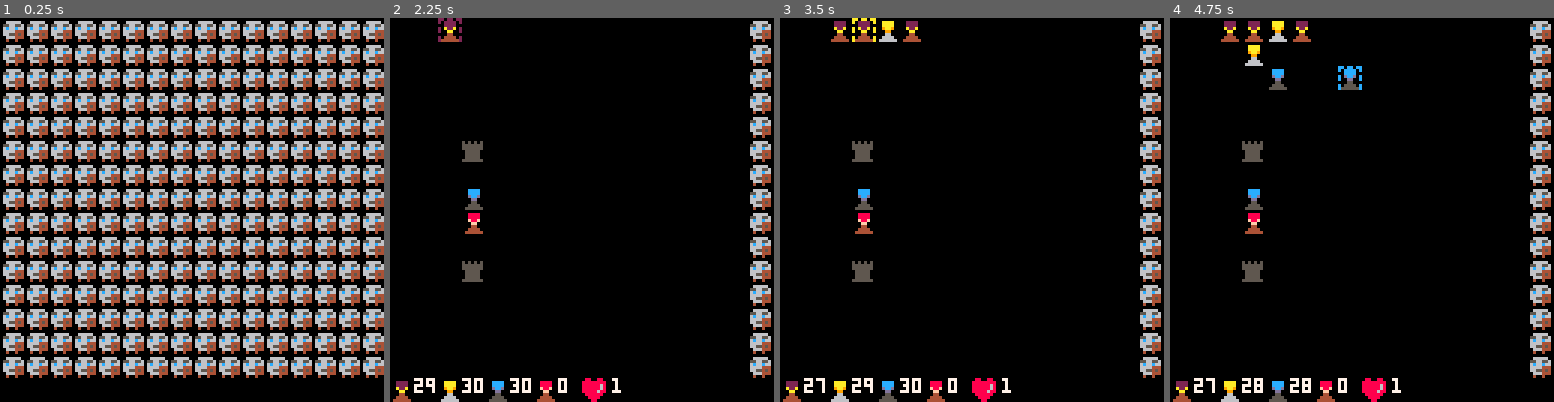
Above: before the commit, frames 1-4 (left to right).
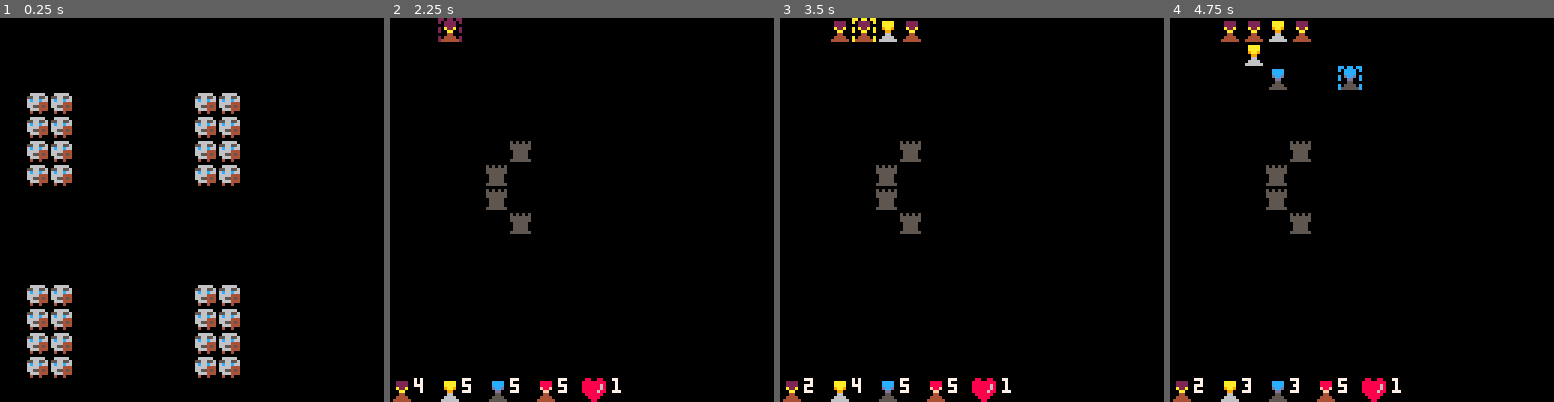
Above: after the commit, the same moments.

Repository: RobertoFreireFerrazPassos/pico8
Game: PICO-8 cartridge towerdefense.p8
The game is run twice, just before and just after one commit, with the same random seed, the same clock (stepped at 60 frames per second) and the same inputs.
Inputs:
- Up to frame 1 (0.25 s): no input
- Up to frame 2 (2.25 s): tap X (X key) at 0.33, 1.07, 1.85 s; tap O (Z key) at 0.7, 1.7, 2.1 s; hold Right 1.6-2.1 s; hold Up from 2.15 s (still down)
- Up to frame 3 (3.5 s): release Up at 2.42 s; hold Right 2.47-3.03 s; tap O (Z key) at 2.5, 2.9, 3.3 s; tap X (X key) at 2.97 s; hold Left from 3.08 s (still down)
- Up to frame 4 (4.75 s): release Left at 3.58 s; hold Down 3.63-3.97 s; tap O (Z key) at 3.7, 4.1, 4.5 s; hold Right 4.02-4.68 s; tap X (X key) at 4.08 s; hold Up from 4.73 s (still down)

The runs differ from the first frame. In frame 1, 52% of the frame differs, in the area x 0-100%, y 0-94%; in frame 2, 5.8%; in frame 3, 5.8%; in frame 4, 5.8%.

Commit message:
random levels

Diff:
--- a/towerdefense.p8
+++ b/towerdefense.p8
@@ -217,9 +217,9 @@
 --r reach
 --l life
 towertypes = {
-	{c=2,s=2,as=300,d=1,st=120,r=1000,l=100},
-	{c=10,s=3,as=60,d=3,st=0,r=2000,l=200},
-	{c=12,s=4,as=50,d=3,st=0,r=1000,l=500},
+	{c=2,s=2,as=300,d=3,st=120,r=1000,l=100},
+	{c=10,s=3,as=50,d=5,st=0,r=2000,l=200},
+	{c=12,s=4,as=50,d=5,st=0,r=1000,l=500},
 	{c=8,s=5,as=30,d=15,st=0,r=1000,l=200}
 }
 
@@ -521,40 +521,78 @@
 -- 0,0,1,1,1 1 topleft enemy type 1
 
 levels={
-		{
-			{30,30,30,0},
-			{
-				{0,0,16,15,1}
-			},1,
-			{
-			 {3,5,5},{3,10,5},
-			 {3,7,3},{3,8,4},
-			}
-	},
 	{
-			{3,0,0,0},
-			{
-				{1,6,1,3,1}
-			},1
-	},{
-			{1,0,0,0},
-			{
-				{1,6,1,3,1}
-			},1,
-			{
-			 {4,6,1},{5,5,2},
-			 {8,7,3},{9,8,4},
-			}
-	},{
-			{1,0,0,0},
-			{
-				{1,7,1,1,1}
+			{5,5,5,5},
+			{
+				{1,3,2,4,1},
+				{1,11,2,4,1},
+				{8,3,2,4,1},
+				{8,11,2,4,1}
+			},1,
+			{
+			 {4,6,5},{5,5,5},
+			 {4,7,5},{5,8,5},
+			}
+	},{
+			{5,5,5,5},
+			{
+				{1,3,2,3,1},
+				{1,11,2,3,1},
+				{8,3,2,3,1},
+				{8,11,2,3,1}
+			},1,
+			{
+			 {4,6,5},{5,5,5},
+			 {3,7,5},{3,8,5},
+			}
+	},{
+			{5,5,5,5},
+			{
+				{1,3,5,3,1},
+				{1,11,5,3,1}
 			},1,
 			{
 			 {4,6,5},{5,5,5},
 			 {8,7,5},{9,8,5},
 			}
 	},{
+			{5,5,5,5},
+			{
+				{1,5,10,1,1},
+				{1,9,10,1,1}
+			},1,
+			{
+			 {4,6,5},{5,5,5},
+			 {8,7,5},{9,8,5},
+			}
+	},{
+			{5,5,5,5},
+			{
+				{1,7,10,2,1}
+			},1,
+			{
+			 {4,6,5},{5,5,5},
+			 {8,7,5},{9,8,5},
+			}
+	},{
+			{5,5,5,5},
+			{
+				{1,7,10,1,1}
+			},1,
+			{
+			 {4,6,5},{5,5,5},
+			 {8,7,5},{9,8,5},
+			}
+	},{
+			{1,0,0,0},
+			{
+				{1,7,1,1,1}
+			},1,
+			{
+			 {4,6,5},{5,5,5},
+			 {8,7,5},{9,8,5},
+			}
+	},{
 			{6,0,0,0},
 			{
 				{1,7,1,1,1}
@@ -574,47 +612,42 @@
 			{
 				{1,6,2,4,1}
 			},1
-	},
-	{
+	},{
 			{3,3,3,3},
 			{
 				{2,7,1,4,1}
 			},
 			2
-	},
-	{
+	},{
 			{3,3,3,3},
 			{
 				{2,2,3,2,1},
 				{2,10,3,2,1}
 			},
 			2
-	},
-	{
+	},{
 			{5,2,3,1},
 			{
 				{2,4,1,6,2},
 				{3,4,1,6,1}
 			},
 			1
-	},
-	{
+	},{
 			{1,1,1,1},
 			{
 				{2,4,1,4,1}
 			},
 			2
+	},{
+			{1,0,0,1},
+			{
+				{1,6,1,3,1}
+			},1,
+			{
+			 {4,6,1},{5,5,2},
+			 {8,7,3},{9,8,4},
+			}
 	},
-		{
-			{10,10,10,0},
-			{
-				{1,2,12,10,1}
-			},1,
-			{
-			 {8,5,5},{8,10,5},
-			 {8,7,3},{9,8,4},
-			}
-	}
 }
 __gfx__
 00000000660660660000000000000000000000000000000000000000000000000000000000000000000000000000000000000000000000000000000000000000
